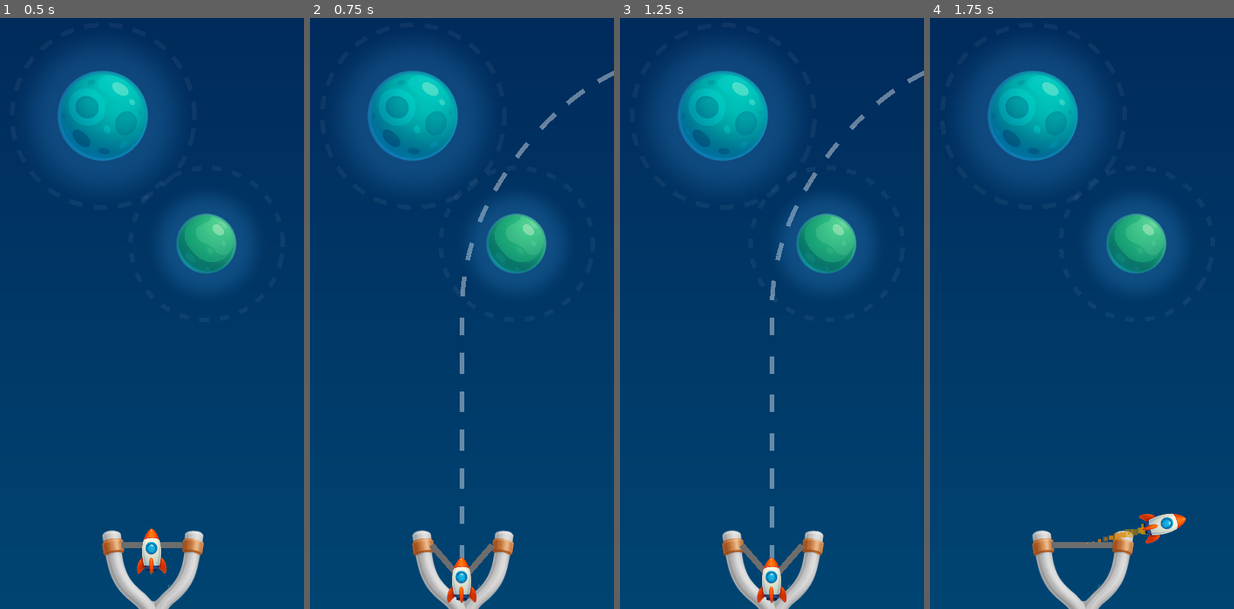
Above: before the commit, frames 1-4 (left to right).
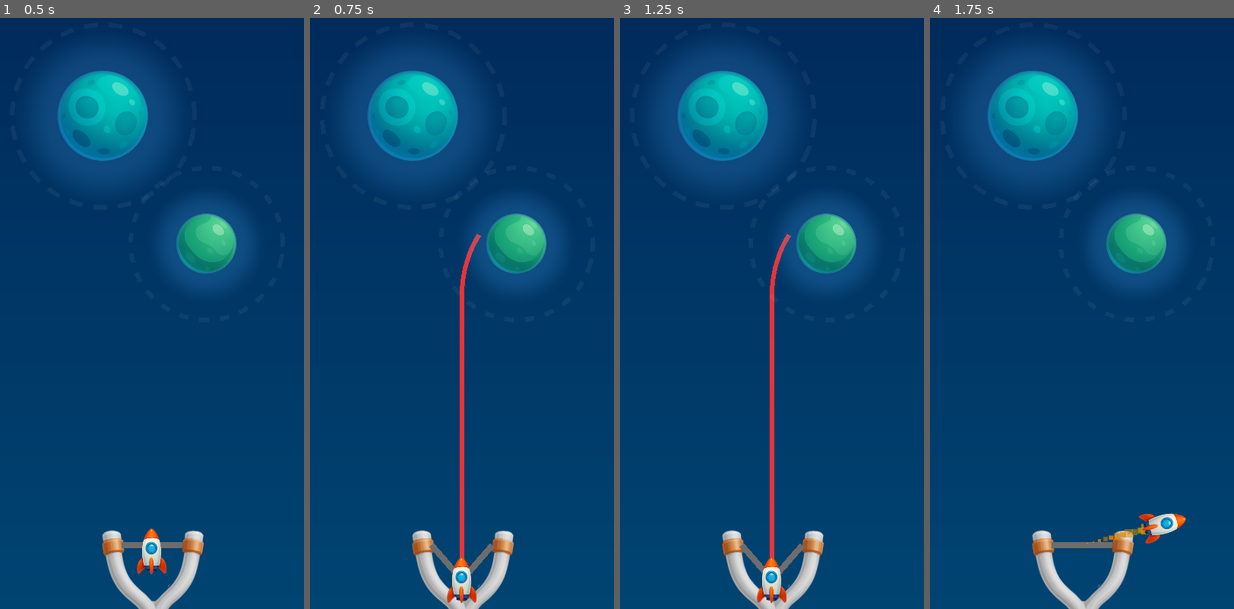
Above: after the commit, the same moments.

Repository: nbarkoch/spacecraft-launcher
Game: Godot game, scene res://scenes/game.tscn
The game is run twice, just before and just after one commit, with the same random seed, the same clock (stepped at 60 frames per second) and the same inputs.
Inputs (mouse positions are in pixels of both pictures, inside the frame that each line leads up to):
- Up to frame 1 (0.5 s): no input
- Up to frame 2 (0.75 s): tap Enter at 0.5 s; move the mouse to (462, 579) at 0.52 s; press the mouse at (462, 579) at 0.53 s
- Up to frame 3 (1.25 s): no input
- Up to frame 4 (1.75 s): move the mouse to (1021, 337) at 1.27 s; release the mouse at (1021, 337) at 1.28 s; click (1021, 337) at 1.35 s

Frame 1 is identical in both runs. In frame 2, 1.1% of the frame differs, in the area x 49-100%, y 8-92%; in frame 3, 1.1%; in frame 4, nothing differs.

Commit message:
new mechansim

Diff:
--- a/scenes/planets/planet_c.tscn
+++ b/scenes/planets/planet_c.tscn
@@ -7,11 +7,7 @@
 
 [node name="Planet" parent="." instance=ExtResource("1_x1jtw")]
 sprite_texture = ExtResource("2_e50es")
-gravity_strength = 10.0
-gravity_radius = 60.0
+glow_color = Color(0.235294, 0.380392, 0.698039, 0)
 planet_radius = 30.0
-glow_color = Color(0.235294, 0.380392, 0.698039, 0)
-curve_strength_multiplier = 1.3
-curve_duration_multiplier = 1.3
-rotation_intensity = 1.7
+gravity_strength = 2.0
 zone_color = Color(1, 1, 1, 0.501961)
--- a/scenes/planets/planet_g.tscn
+++ b/scenes/planets/planet_g.tscn
@@ -7,8 +7,7 @@
 
 [node name="Planet" parent="." instance=ExtResource("1_s3yc5")]
 sprite_texture = ExtResource("3_nwi0i")
-gravity_strength = 50.0
+glow_color = Color(0.235294, 0.380392, 0.698039, 0)
 gravity_radius = 50.0
-planet_radius = 20.0
-glow_color = Color(0.235294, 0.380392, 0.698039, 0)
+gravity_strength = 3.0
 zone_color = Color(1, 1, 1, 0.501961)
--- a/scripts/orbit_config.gd
+++ b/scripts/orbit_config.gd
@@ -1,68 +1,40 @@
-# scripts/orbit_config.gd (Updated)
+# scripts/orbit_config.gd (SIMPLIFIED - Real Physics)
 class_name GravityAssist
 extends Resource
 
 var planet: Planet
-var entry_velocity: Vector2
-var current_velocity: Vector2
-var curve_strength: float
-var curve_duration: float
-var curve_timer: float = 0.0
-var speed_boost: float
-var rotation_factor: float
+var is_active: bool = false
 
-func _init(p_planet: Planet, spacecraft_velocity: Vector2):
+func _init(p_planet: Planet, spacecraft_velocity: Vector2, spacecraft_position: Vector2):
 	planet = p_planet
-	entry_velocity = spacecraft_velocity
-	current_velocity = spacecraft_velocity
-
-	var speed = spacecraft_velocity.length()
-
-	# Base curve characteristics based on speed
-	var base_curve_strength: float
-	var base_curve_duration: float
-
-	if speed > 600:
-		# Fast = wide gentle curve
-		base_curve_strength = 1.0
-		base_curve_duration = 0.5
-	elif speed > 500:
-		# Medium = moderate curve
-		base_curve_strength = 2.0
-		base_curve_duration = 1.0
-	else:
-		# Slow = tight curve
-		base_curve_strength = 4.0
-		base_curve_duration = 2.0
-
-	# Apply planet-specific multipliers
-	curve_strength = base_curve_strength * planet.curve_strength_multiplier
-	curve_duration = base_curve_duration * planet.curve_duration_multiplier
-	speed_boost = planet.speed_boost_multiplier
-	rotation_factor = planet.rotation_intensity
+	is_active = true
 
 func update_curve(delta: float, spacecraft_pos: Vector2) -> Vector2:
-	"""Update the curved motion, returns new velocity"""
-	curve_timer += delta
+	"""Apply simple gravitational force toward planet center"""
+	if not is_active or not planet:
+		return Vector2.ZERO
 
-	# Calculate direction toward planet center
-	var to_planet = (planet.global_position - spacecraft_pos).normalized()
+	# Calculate direction to planet center
+	var to_planet = planet.global_position - spacecraft_pos
+	var distance = to_planet.length()
 
-	# Calculate curve force (gets weaker over time)
-	var curve_progress = curve_timer / curve_duration
-	var remaining_strength = 1.0 - curve_progress
+	# Avoid division by zero
+	if distance < 1.0:
+		return Vector2.ZERO
 
-	# Apply curve force to current velocity with rotation intensity
-	var curve_force = to_planet * curve_strength * remaining_strength * rotation_factor * delta * 60.0
-	current_velocity += curve_force
+	# Calculate gravitational force (inverse square law, simplified)
+	var force_magnitude = planet.gravity_strength * delta * 60.0 / (distance * 0.01)
 
-	return current_velocity
+	# Apply force toward planet center
+	var force_direction = to_planet.normalized()
+	var gravity_force = force_direction * force_magnitude
+
+	return gravity_force
 
 func is_curve_complete() -> bool:
-	"""Check if the gravity assist curve is finished"""
-	return curve_timer >= curve_duration
+	"""Never complete - let the spacecraft exit naturally when it leaves the zone"""
+	return false
 
 func get_exit_velocity() -> Vector2:
-	"""Get final velocity when leaving gravity assist"""
-	# Apply planet-specific speed boost
-	return current_velocity * speed_boost
+	"""No special exit velocity - just current velocity"""
+	return Vector2.ZERO
--- a/scripts/planet.gd
+++ b/scripts/planet.gd
@@ -1,33 +1,27 @@
-# scripts/planet.gd (With orbit behavior controls)
+# scripts/planet.gd (SIMPLIFIED - Real Physics)
 extends StaticBody2D
 class_name Planet
 
-# Required parameters
+# Visual properties
 @export var sprite_texture: Texture2D
-@export var gravity_strength: float = 0.0
-@export var gravity_radius: float = 0.0
-@export var planet_radius: float = 0.0
 @export var glow_color: Color = Color.TRANSPARENT
 @export var glow_intensity: float = 0.0
 @export var glow_radius: float = 0.0
 
-# Orbit behavior configuration
-@export var curve_strength_multiplier: float = 1.0  # How much to curve (higher = tighter curves)
-@export var curve_duration_multiplier: float = 1.0  # How long the curve lasts (higher = longer effect)
-@export var speed_boost_multiplier: float = 1.1     # Speed boost when exiting (1.0 = no boost, 2.0 = double speed)
-@export var rotation_intensity: float = 1.0         # How much the planet makes ships rotate
+# Physics properties
+@export var planet_radius: float = 20.0
+@export var gravity_radius: float = 60.0
+@export var gravity_strength: float = 300.0  # Simple force strength
 
-# Visualization
+# Visual feedback
 @export var show_gravity_zone: bool = true
-@export var zone_color: Color = Color.TRANSPARENT
+@export var zone_color: Color = Color(1, 1, 1, 0.3)
 @export var zone_rotation_speed: float = 15.0
 
 var gravity_visualizer: GravityZoneVisualizer
 
 func _ready():
 	add_to_group("Planets")
-
-	# IMPORTANT: Create unique resources for this instance
 	create_unique_resources()
 
 	if sprite_texture and $Sprite:
@@ -39,9 +33,7 @@
 	setup_shader_material()
 
 func create_unique_resources():
-	"""Create unique resources for this planet instance to prevent sharing"""
-
-	# Make unique collision shapes
+	"""Create unique resources for this planet instance"""
 	if $GravityZone/GravityZoneCollision.shape:
 		$GravityZone/GravityZoneCollision.shape = $GravityZone/GravityZoneCollision.shape.duplicate()
 
@@ -51,11 +43,11 @@
 	if $CollisionShape.shape:
 		$CollisionShape.shape = $CollisionShape.shape.duplicate()
 
-	# Make unique shader material
 	if $Sprite.material:
 		$Sprite.material = $Sprite.material.duplicate()
 
 func setup_collision_shapes():
+	"""Set up collision shapes based on exported parameters"""
 	if gravity_radius > 0:
 		$GravityZone/GravityZoneCollision.shape.radius = gravity_radius
 	if planet_radius > 0:
@@ -63,6 +55,7 @@
 		$CollisionShape.shape.radius = planet_radius
 
 func setup_gravity_visualization():
+	"""Create visual representation of gravity zone"""
 	if gravity_radius <= 0 or zone_color.a == 0:
 		return
 
@@ -76,6 +69,7 @@
 	move_child(gravity_visualizer, 0)
 
 func setup_shader_material():
+	"""Set up planet glow effect"""
 	var material = $Sprite.material as ShaderMaterial
 	if material and glow_color.a > 0 and glow_intensity > 0:
 		material.set_shader_parameter("glow_color", glow_color)
@@ -89,31 +83,20 @@
 		$Sprite.scale = Vector2(scale_factor, scale_factor)
 
 func _on_gravity_zone_body_entered(body):
-	if gravity_strength <= 0:
-		return
-
+	"""Handle spacecraft entering gravity zone"""
 	if body is Spacecraft and not body.gravity_assist:
-		var spacecraft_velocity = body.linear_velocity
-		# Create gravity assist with this planet's specific configuration
-		var assist = GravityAssist.new(self, spacecraft_velocity)
+		# Create simple gravity assist
+		var assist = GravityAssist.new(self, body.linear_velocity, body.global_position)
 		body.enter_gravity_assist(assist)
 
+func _on_gravity_zone_body_exited(body):
+	"""Handle spacecraft leaving gravity zone"""
+	if body is Spacecraft and body.gravity_assist:
+		body.exit_gravity_assist()
+
 func _on_planet_area_body_entered(body):
+	"""Handle spacecraft collision with planet surface"""
 	if body is Spacecraft:
 		body.exit_gravity_assist()
 		await get_tree().create_timer(1.5).timeout
 		body.destroy()
-
-func toggle_visualization(visible: bool):
-	show_gravity_zone = visible
-	if gravity_visualizer:
-		gravity_visualizer.visible = visible
-
-func set_visualization_color(color: Color):
-	zone_color = color
-	if gravity_visualizer:
-		gravity_visualizer.set_color(color)
-
-func _on_gravity_zone_body_exited(body):
-	if body is Spacecraft and body.gravity_assist:
-		body.exit_gravity_assist()
--- a/scripts/spacecraft.gd
+++ b/scripts/spacecraft.gd
@@ -4,19 +4,20 @@
 # Gravity assist
 var gravity_assist: GravityAssist = null
 
-# Fire effect - configured in Godot 4 IDE
+# Fire effect
 @onready var fire_particles: CPUParticles2D = $FireParticles
 
 func _ready():
 	self.freeze_mode = RigidBody2D.FREEZE_MODE_KINEMATIC
 	self.freeze = true
 	self.gravity_scale = 0
+	add_to_group("Spacecrafts")
 
 func _physics_process(delta):
+	# Only apply gravity assist if we have one
 	if gravity_assist:
 		apply_gravity_assist(delta)
 
-	# Update fire effect based on movement
 	update_fire_effect()
 
 func update_fire_effect():
@@ -27,11 +28,8 @@
 	var is_moving = linear_velocity.length() > 10.0
 
 	if is_moving and not freeze:
-		# Show fire when moving
 		fire_particles.emitting = true
-
 	else:
-		# Hide fire when not moving
 		fire_particles.emitting = false
 
 func release():
@@ -40,41 +38,31 @@
 	print("Spacecraft released from slingshot!")
 
 func enter_gravity_assist(assist: GravityAssist):
-	"""Start gravity assist curve"""
+	"""Start gravity assist"""
 	gravity_assist = assist
 	print("Started gravity assist")
 
 func apply_gravity_assist(delta):
-	"""Apply the curved motion from gravity assist"""
+	"""Apply gravitational force - SIMPLE PHYSICS"""
 	if not gravity_assist:
 		return
 
-	# Get updated velocity from gravity assist
-	var new_velocity = gravity_assist.update_curve(delta, global_position)
+	# Get gravity force from the assist
+	var gravity_force = gravity_assist.update_curve(delta, global_position)
 
-	# Apply the new velocity
-	linear_velocity = new_velocity
+	# Apply the force to current velocity (this is real physics!)
+	linear_velocity += gravity_force
 
 	# Rotate spacecraft to face movement direction
-	var movement_direction = new_velocity.normalized()
-	rotation = movement_direction.angle() + PI/2
-
-	# Check if gravity assist is complete
-	if gravity_assist.is_curve_complete():
-		exit_gravity_assist()
+	if linear_velocity.length() > 0:
+		var movement_direction = linear_velocity.normalized()
+		rotation = movement_direction.angle() + PI/2
 
 func exit_gravity_assist():
-	"""Complete the gravity assist"""
-	if not gravity_assist:
-		return
-
-	print("Gravity assist complete")
-
-	# Apply final velocity with boost
-	linear_velocity = gravity_assist.get_exit_velocity()
-
-	# Clear gravity assist
-	gravity_assist = null
+	"""Stop gravity assist"""
+	if gravity_assist:
+		print("Gravity assist complete")
+		gravity_assist = null
 
 func destroy():
 	"""Destroy spacecraft when it hits a planet"""
--- a/scripts/trajectory_predictor.gd
+++ b/scripts/trajectory_predictor.gd
@@ -3,42 +3,20 @@
 
 # Configuration
 @export var max_prediction_time: float = 4.0
-@export var prediction_steps: int = 150
 @export var line_width: float = 3.0
 @export var normal_color: Color = Color(1.0, 1.0, 1.0, 0.4)
-@export var gravity_color: Color = Color(0.3, 0.7, 1.0, 0.4)
+@export var gravity_color: Color = Color(0.3, 0.7, 1.0, 0.6)
 @export var collision_color: Color = Color(1.0, 0.2, 0.2, 0.9)
-@export var animation_speed_multiplier: float = 0.35
 
-# Spacecraft collision offset (simple approach)
-@export var spacecraft_collision_radius: float = 6.0  # Match spacecraft's collision radius
+# Spacecraft collision radius
+@export var spacecraft_collision_radius: float = 6.0
 
 # Internal variables
 var trajectory_line: Line2D
 var is_predicting: bool = false
-var animation_offset: float = 0.0
-var cached_points: Array = []
-var cached_states: Array = []
-var current_velocity: Vector2 = Vector2.ZERO
-var velocity_based_speed: float = 0.0
 
 func _ready():
 	create_trajectory_line()
-
-func _process(delta):
-	"""Animate the trajectory dashes at velocity-matched speed"""
-	if is_predicting and cached_points.size() > 0:
-		animation_offset += velocity_based_speed * delta
-
-		var dash_cycle = 25.0
-		if animation_offset > dash_cycle:
-			animation_offset -= dash_cycle
-
-		# Need to pass cached velocity segments too
-		var dummy_velocities = []
-		for i in range(cached_points.size()):
-			dummy_velocities.append(current_velocity.length())
-		create_velocity_matched_trajectory(cached_points, cached_states, dummy_velocities)
 
 func create_trajectory_line():
 	"""Create a single Line2D for the trajectory"""
@@ -49,186 +27,106 @@
 	trajectory_line.antialiased = true
 
 func predict_trajectory(start_position: Vector2, initial_velocity: Vector2):
-	"""Predict trajectory using EXACT same physics as spacecraft"""
-	current_velocity = initial_velocity
-	velocity_based_speed = current_velocity.length() * animation_speed_multiplier
-
+	"""Predict trajectory using EXACT same gravity assist system as spacecraft"""
 	if trajectory_line:
 		trajectory_line.clear_points()
 
-	# Use the same time step as the game (60 FPS)
+	# EXACT same time step as game physics
 	var time_step = 1.0 / 60.0
 	var total_steps = int(max_prediction_time / time_step)
 
-	# Simulation variables - match spacecraft exactly
+	# Simulation state - IDENTICAL to spacecraft
 	var sim_position = start_position
 	var sim_velocity = initial_velocity
-	var sim_gravity_assist = null
+	var sim_gravity_assists = []  # Track active gravity assists like spacecraft does
 
-	var trajectory_points = []
-	var point_states = []
-	var velocity_segments = []
-
-	# Get planets
+	# Find all planets once
 	var planets = find_all_planets()
 
-	# Simulate using exact game physics
+	# Simulate step by step - EXACTLY like spacecraft
 	for step in range(total_steps):
-		trajectory_points.append(to_local(sim_position))
-		velocity_segments.append(sim_velocity.length())
-
-		# Check planet collisions - account for spacecraft collision radius
-		var collision_detected = false
+		# Check collision first
+		var will_collide = false
 		for planet in planets:
 			if not planet or not is_instance_valid(planet):
 				continue
 
 			var distance_to_planet = sim_position.distance_to(planet.global_position)
-			# Collision when spacecraft edge touches planet edge
 			if distance_to_planet <= (planet.planet_radius + spacecraft_collision_radius):
-				collision_detected = true
-				point_states.append(2)  # Collision
+				will_collide = true
 				break
 
-		if collision_detected:
+		# Add current point
+		trajectory_line.add_point(to_local(sim_position))
+
+		# Stop if collision
+		if will_collide:
+			trajectory_line.default_color = collision_color
 			break
 
-		# Check gravity assist entry (FIXED: account for spacecraft collision radius)
-		if not sim_gravity_assist:
-			for planet in planets:
-				if not planet or not is_instance_valid(planet):
-					continue
+		# Check for entering new gravity assists (EXACTLY like spacecraft)
+		for planet in planets:
+			if not planet or not is_instance_valid(planet):
+				continue
 
-				var distance_to_planet = sim_position.distance_to(planet.global_position)
-				# FIXED: Expand gravity zone by spacecraft collision radius
-				# This way gravity assist triggers when spacecraft EDGE touches the zone
-				var effective_gravity_radius = planet.gravity_radius + spacecraft_collision_radius
-				if distance_to_planet <= effective_gravity_radius:
-					# Enter gravity assist - use your exact GravityAssist class
-					sim_gravity_assist = GravityAssist.new(planet, sim_velocity)
-					break
+			var distance_to_planet = sim_position.distance_to(planet.global_position)
 
-		# Track state for visualization
-		if sim_gravity_assist:
-			point_states.append(1)  # Gravity
+			# Check if entering gravity zone (and not already affecting this planet)
+			if distance_to_planet <= planet.gravity_radius:
+				var already_affecting = false
+				for assist in sim_gravity_assists:
+					if assist.planet == planet:
+						already_affecting = true
+						break
+
+				if not already_affecting:
+					# Create NEW gravity assist - EXACTLY like spacecraft does
+					var new_assist = GravityAssist.new(planet, sim_velocity, sim_position)
+					sim_gravity_assists.append(new_assist)
+
+		# Apply ALL active gravity assists (EXACTLY like spacecraft)
+		var total_gravity_force = Vector2.ZERO
+		var has_gravity_assist = false
+
+		for i in range(sim_gravity_assists.size() - 1, -1, -1):  # Reverse loop for safe removal
+			var assist = sim_gravity_assists[i]
+
+			# Apply gravity assist force - IDENTICAL to spacecraft.apply_gravity_assist()
+			var gravity_force = assist.update_curve(time_step, sim_position)
+			total_gravity_force += gravity_force
+			has_gravity_assist = true
+
+			# Check if spacecraft left this planet's gravity zone
+			var distance_to_planet = sim_position.distance_to(assist.planet.global_position)
+			if distance_to_planet > assist.planet.gravity_radius:
+				# Remove this gravity assist
+				sim_gravity_assists.remove_at(i)
+
+		# Set color based on gravity state
+		if has_gravity_assist:
+			trajectory_line.default_color = gravity_color
 		else:
-			point_states.append(0)  # Normal
+			trajectory_line.default_color = normal_color
 
-		# Apply gravity assist physics (KEEP ORIGINAL WORKING LOGIC)
-		if sim_gravity_assist:
-			sim_velocity = sim_gravity_assist.update_curve(time_step, sim_position)
+		# Apply gravity forces to velocity - IDENTICAL to spacecraft
+		sim_velocity += total_gravity_force
 
-			# Check if gravity assist complete (exact same logic)
-			if sim_gravity_assist.is_curve_complete():
-				sim_velocity = sim_gravity_assist.get_exit_velocity()
-				sim_gravity_assist = null
-
-		# Move to next position (exact same as RigidBody2D movement)
+		# Move position - IDENTICAL to spacecraft
 		sim_position += sim_velocity * time_step
 
-		# Check bounds
-		if abs(sim_position.x) > 500 or abs(sim_position.y) > 500:
+		# Bounds check
+		if abs(sim_position.x) > 1000 or abs(sim_position.y) > 1000:
 			break
 
-		# Sample every few steps for performance
-		if step % 2 != 0:  # Skip every other step for visualization
+		# Sample every few frames for performance
+		if step % 2 != 0:
 			continue
-
-	# Cache the trajectory data for animation
-	cached_points = trajectory_points
-	cached_states = point_states
-
-	# Create trajectory with accurate colors and animation
-	create_velocity_matched_trajectory(trajectory_points, point_states, velocity_segments)
-
-func create_velocity_matched_trajectory(points: Array, states: Array, velocities: Array):
-	"""Create trajectory with velocity-matched animated moving dashes"""
-	if points.size() < 2:
-		return
-
-	trajectory_line.clear_points()
-
-	var dash_length = 15.0
-	var gap_length = 10.0
-	var cycle_length = dash_length + gap_length
-	var current_color = normal_color
-
-	# Calculate cumulative distance along path for velocity-based animation
-	var path_distances = [0.0]
-	var total_path_length = 0.0
-
-	for i in range(points.size() - 1):
-		var segment_length = points[i].distance_to(points[i + 1])
-		total_path_length += segment_length
-		path_distances.append(total_path_length)
-
-	for i in range(points.size() - 1):
-		var start_point = points[i]
-		var end_point = points[i + 1]
-		var segment_vector = end_point - start_point
-		var segment_length = segment_vector.length()
-
-		if segment_length == 0:
-			continue
-
-		# Determine color based on state
-		var state = states[i] if i < states.size() else 0
-		var segment_color = normal_color
-
-		match state:
-			0: segment_color = normal_color    # Normal
-			1: segment_color = gravity_color   # Gravity assist
-			2: segment_color = collision_color # Collision
-
-		# Handle color changes
-		if segment_color != current_color:
-			current_color = segment_color
-			trajectory_line.default_color = current_color
-			if trajectory_line.get_point_count() > 0:
-				trajectory_line.add_point(Vector2.INF)
-
-		# Get velocity for this segment for local animation speed
-		var segment_velocity = velocities[i] if i < velocities.size() else current_velocity.length()
-		var local_speed_factor = segment_velocity / max(current_velocity.length(), 1.0)
-
-		# Create animated dashed pattern along this segment
-		var steps = int(segment_length / 2.0) + 1
-
-		for step in range(steps + 1):
-			var t = float(step) / steps
-			var current_pos = start_point + segment_vector * t
-			var distance_along_segment = segment_length * t
-			var total_distance = path_distances[i] + distance_along_segment
-
-			# Apply velocity-based animation with local speed adjustments
-			var adjusted_animation_offset = animation_offset * local_speed_factor
-			var animated_distance = total_distance - adjusted_animation_offset
-			var cycle_pos = fmod(animated_distance, cycle_length)
-			if cycle_pos < 0:
-				cycle_pos += cycle_length
-
-			var should_draw = cycle_pos < dash_length
-
-			if should_draw:
-				trajectory_line.add_point(current_pos)
-			elif trajectory_line.get_point_count() > 0:
-				# Add break when we stop drawing
-				var last_point = trajectory_line.get_point_position(trajectory_line.get_point_count() - 1)
-				if last_point != Vector2.INF:
-					trajectory_line.add_point(Vector2.INF)
-
-func create_animated_trajectory(points: Array, states: Array):
-	"""Legacy function - now uses velocity-matched version"""
-	var dummy_velocities = []
-	for i in range(points.size()):
-		dummy_velocities.append(current_velocity.length())
-	create_velocity_matched_trajectory(points, states, dummy_velocities)
 
 func find_all_planets() -> Array:
 	"""Find all Planet nodes in the scene"""
 	var planets = []
 
-	# Try group first
+	# Use group method
 	var grouped_planets = get_tree().get_nodes_in_group("Planets")
 	if grouped_planets.size() > 0:
 		return grouped_planets
@@ -255,25 +153,10 @@
 	"""Hide trajectory prediction"""
 	visible = false
 	is_predicting = false
-	clear_trajectory()
-	reset_animation()
-
-func clear_trajectory():
-	"""Clear trajectory line but preserve animation state"""
 	if trajectory_line:
 		trajectory_line.clear_points()
-	cached_points.clear()
-	cached_states.clear()
-
-func reset_animation():
-	"""Reset animation completely (called when hiding trajectory)"""
-	animation_offset = 0.0
 
 func update_prediction(start_position: Vector2, initial_velocity: Vector2):
 	"""Update prediction in real-time"""
 	if is_predicting:
 		predict_trajectory(start_position, initial_velocity)
-
-func set_animation_speed_multiplier(multiplier: float):
-	"""Adjust the animation speed multiplier for fine-tuning"""
-	animation_speed_multiplier = multiplier
Binary file added: sprites/slingshot2.png
Binary file added: sprites/spacecraft3.png
Binary file added: sprites/target.png
Not shown, added: sprites/target.png.import
